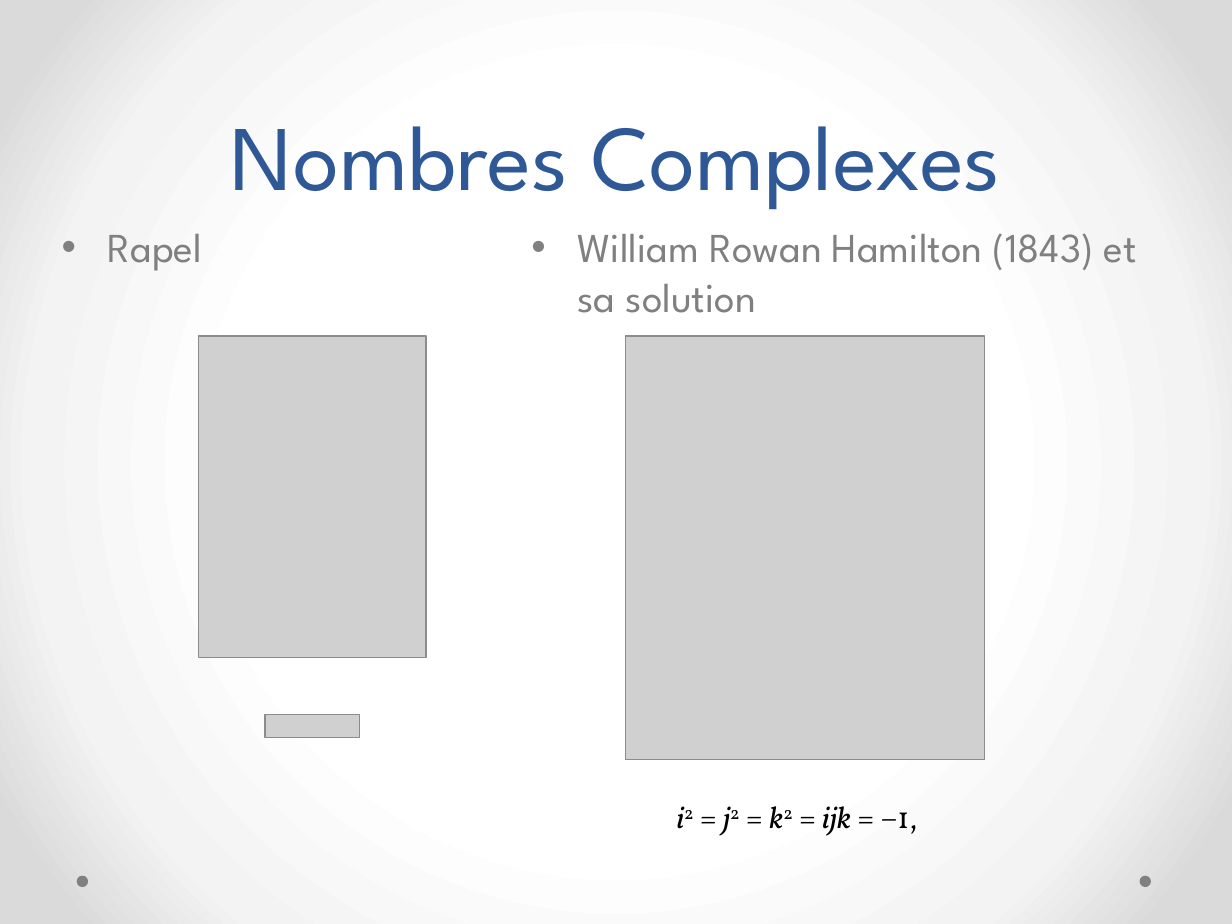
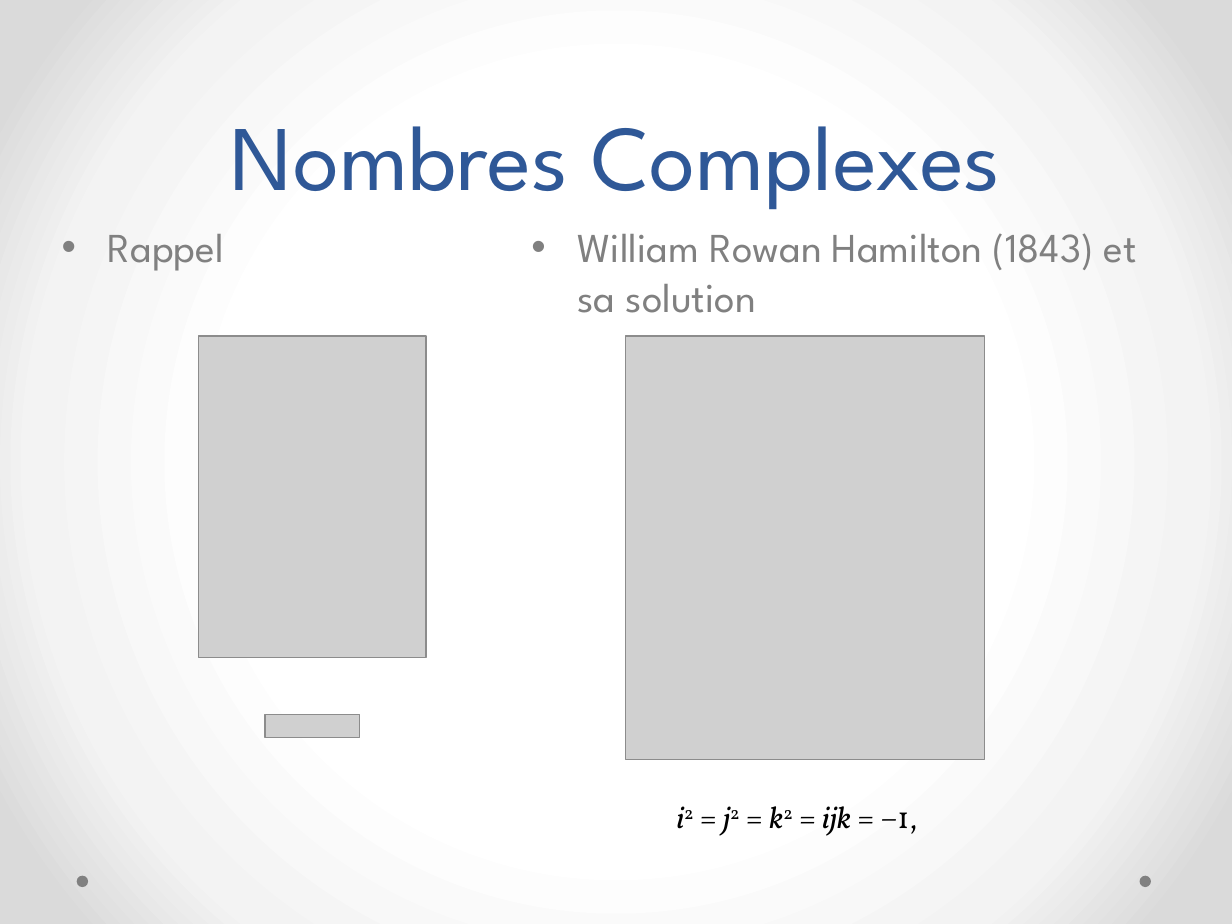
Before and after one commit to megaturbo/TurboSpin, a slide deck: slide 8 of Presentation/MatrixLite.pptx. Drawn at 1232x924 pixels with LibreOffice and Linux fonts; fonts in the diff are those of the drawing; grey boxes stand for pictures. Boxes give left, top, right and bottom in pixels: in the first picture for what was removed or moved away, otherwise in the second. Text is boxed around its words. In the diff, an @@ line names an element or a change of style, - is before the commit and + after.

```diff
--- a/Presentation/MatrixLite.pptx
+++ b/Presentation/MatrixLite.pptx
@@ text at <box>108,234,224,271</box>: text changed @@
-• Rapel
+• Rappel
```
Also in this commit, not shown: 1 other slide changed.
